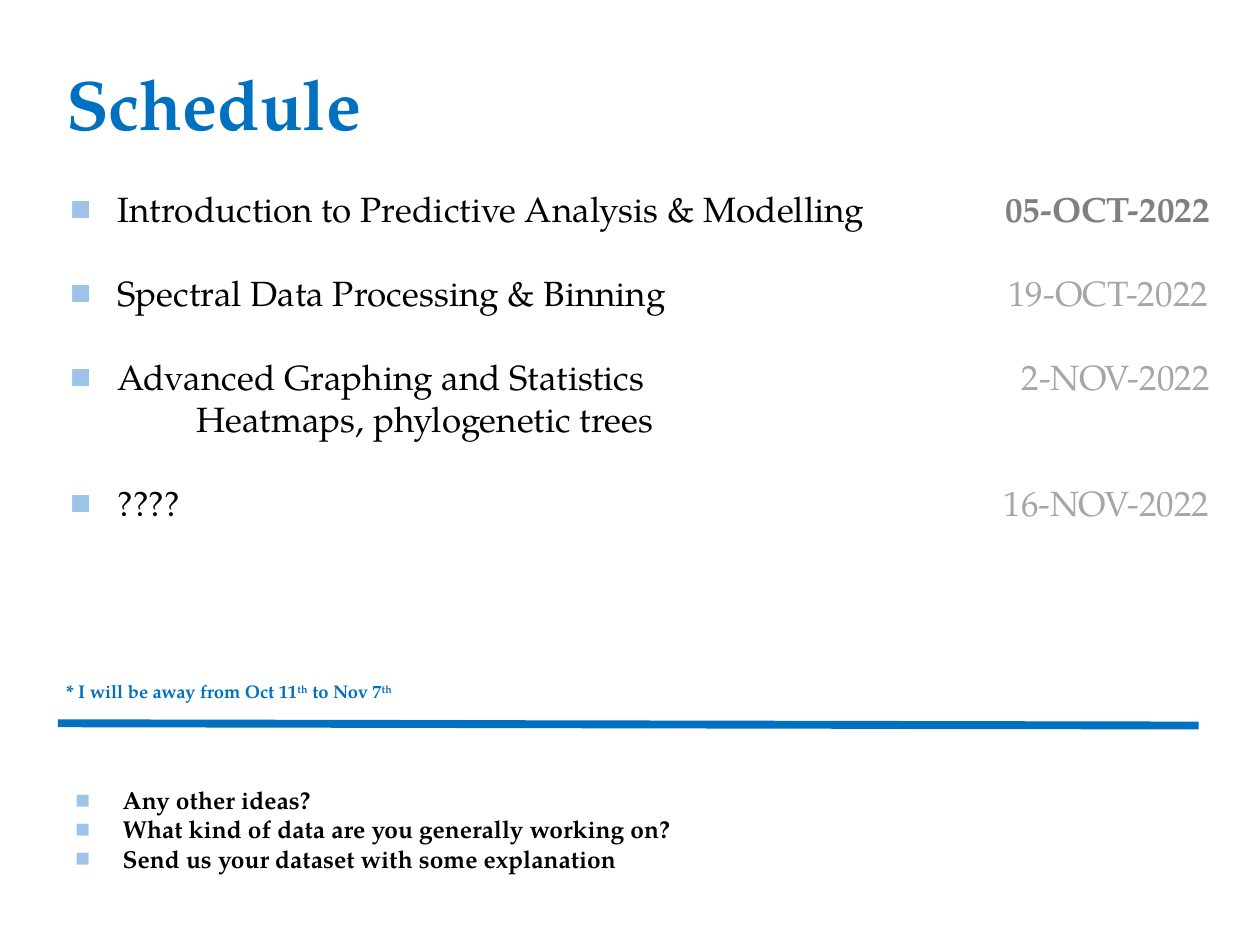
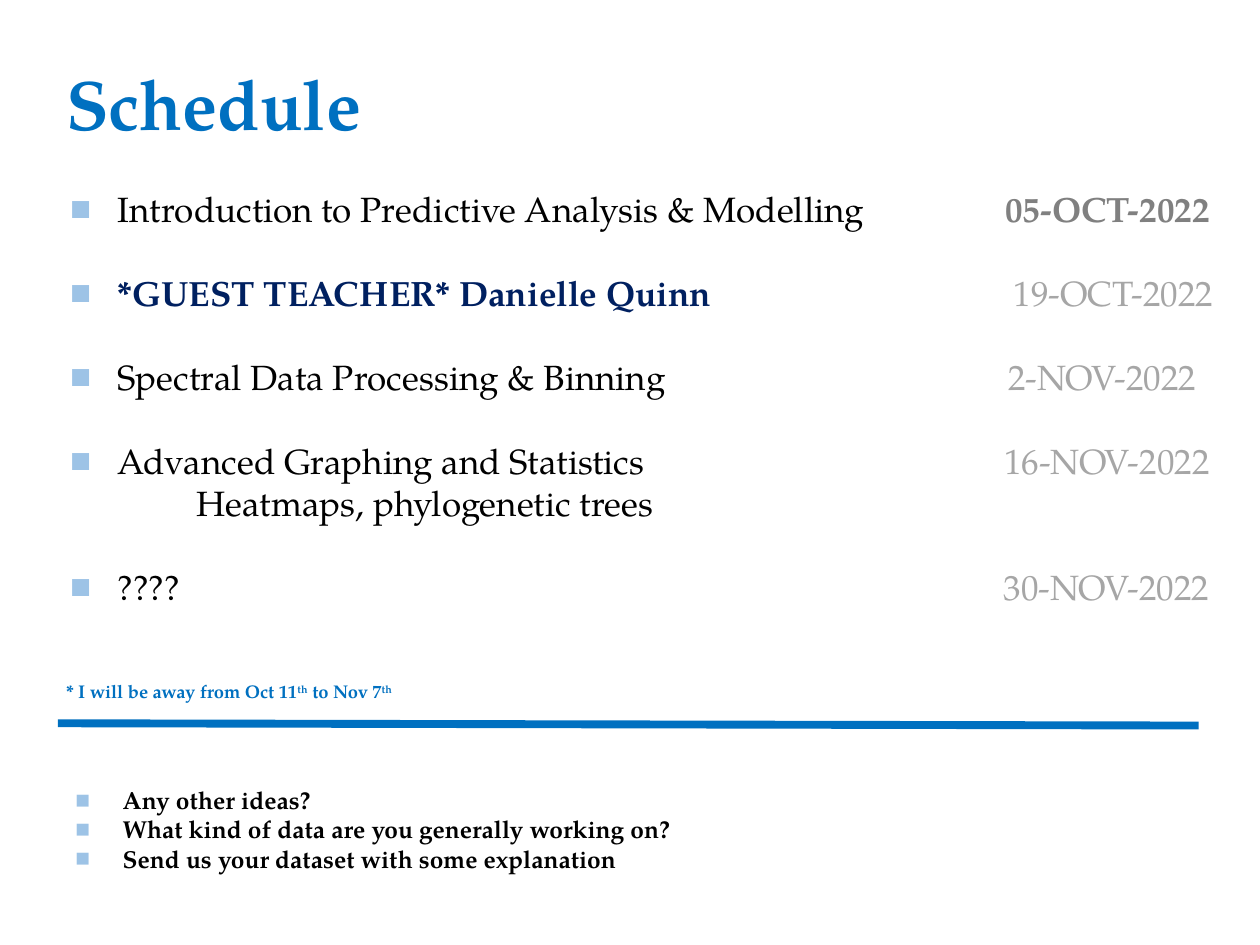
Before and after one commit to yoitsjenna/nRc-Halifax, a slide deck: slide 2 of 05-OCT-2022/05-OCT-2022.pptx. Drawn at 1260x945 pixels with LibreOffice and Linux fonts; fonts in the diff are those of the drawing. Boxes give left, top, right and bottom in pixels: in the first picture for what was removed or moved away, otherwise in the second. Text is boxed around its words. In the diff, an @@ line names an element or a change of style, - is before the commit and + after.

```diff
--- a/05-OCT-2022/05-OCT-2022.pptx
+++ b/05-OCT-2022/05-OCT-2022.pptx
@@ text at (x1=118, y1=280, x2=1214, y2=484): text changed @@
-■ Spectral Data Processing & Binning 19-OCT-2022
-■ Advanced Graphing and Statistics 2-NOV-2022
+■ *GUEST TEACHER* Danielle Quinn 19-OCT-2022
+■ Spectral Data Processing & Binning 2-NOV-2022
+■ Advanced Graphing and Statistics 16-NOV-2022
@@ text at (x1=1004, y1=575, x2=1209, y2=601): text changed @@
-■ ???? 16-NOV-2022
+■ ???? 30-NOV-2022
```
